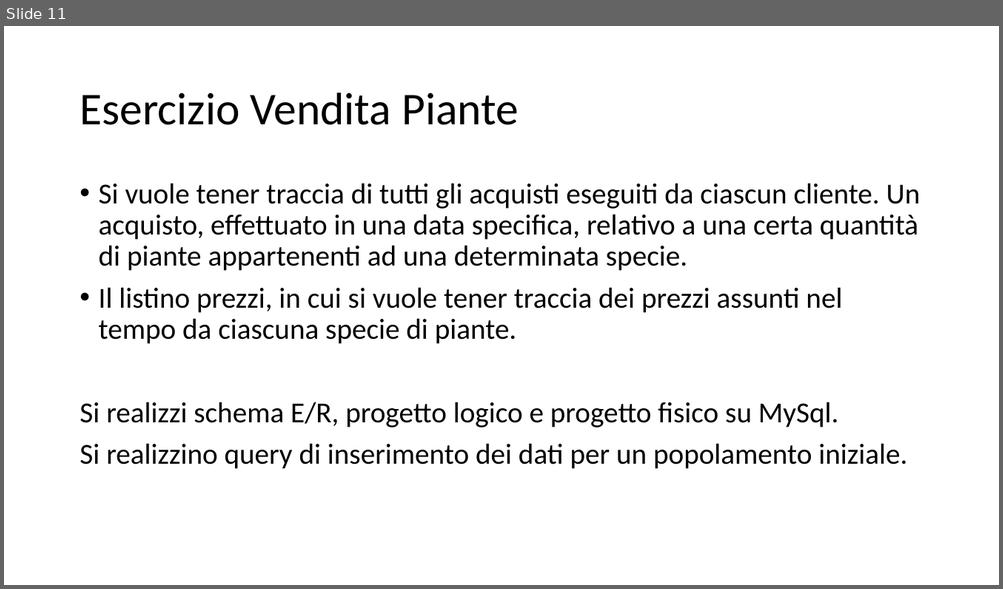
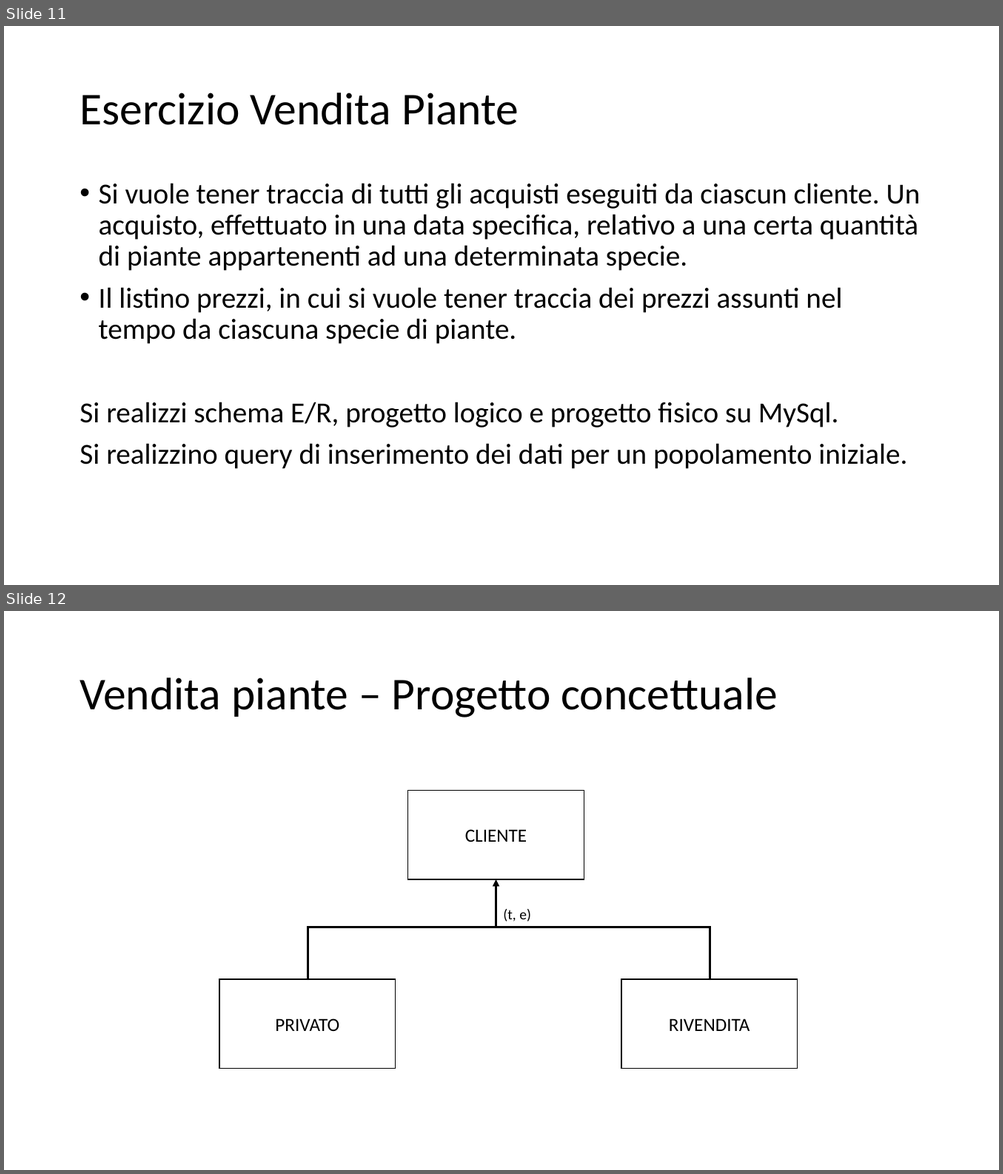
Before and after one commit to davidemaggiulli/agritech_repo3, a slide deck: DBMS – Esercizi.pptx. Shown one above the other, each under a label of ours: slide 11 before the commit, slides 11 and 12 after it. The pictures are 1003x589 and 1003x1174 pixels, drawn with LibreOffice and Linux fonts; fonts in the diff are those of the drawing. Boxes give left, top, right and bottom in pixels: in the first picture for what was removed or moved away, otherwise in the second. Text is boxed around its words. In the diff, an @@ line names an element or a change of style, - is before the commit and + after.

Commit message:
Esercizio Piante

```diff
--- a/DBMS – Esercizi.pptx
+++ b/DBMS – Esercizi.pptx
@@ slide 12 added at (4,611,999,1170), background #FFFFFF @@
@@ title added at (79,678,777,718), 44 pt, text #000000 @@
+Vendita piante – Progetto concettuale
@@ rectangle added at (407,791,583,880), fill #FFFFFF, outline #000000 1 pt, 18 pt, text #000000 @@
+CLIENTE
@@ arrow added from (495, 927) to (495, 880), #000000 2.25 pt @@
@@ text added at (503,909,531,922), 14 pt, text #000000 @@
+(t, e)
@@ elbow line added from (307, 980) to (710, 979), #000000 2.25 pt @@
@@ rectangle added at (219,980,395,1068), fill #FFFFFF, outline #000000 1 pt, 18 pt, text #000000 @@
+PRIVATO
@@ rectangle added at (621,980,797,1068), fill #FFFFFF, outline #000000 1 pt, 18 pt, text #000000 @@
+RIVENDITA
```
